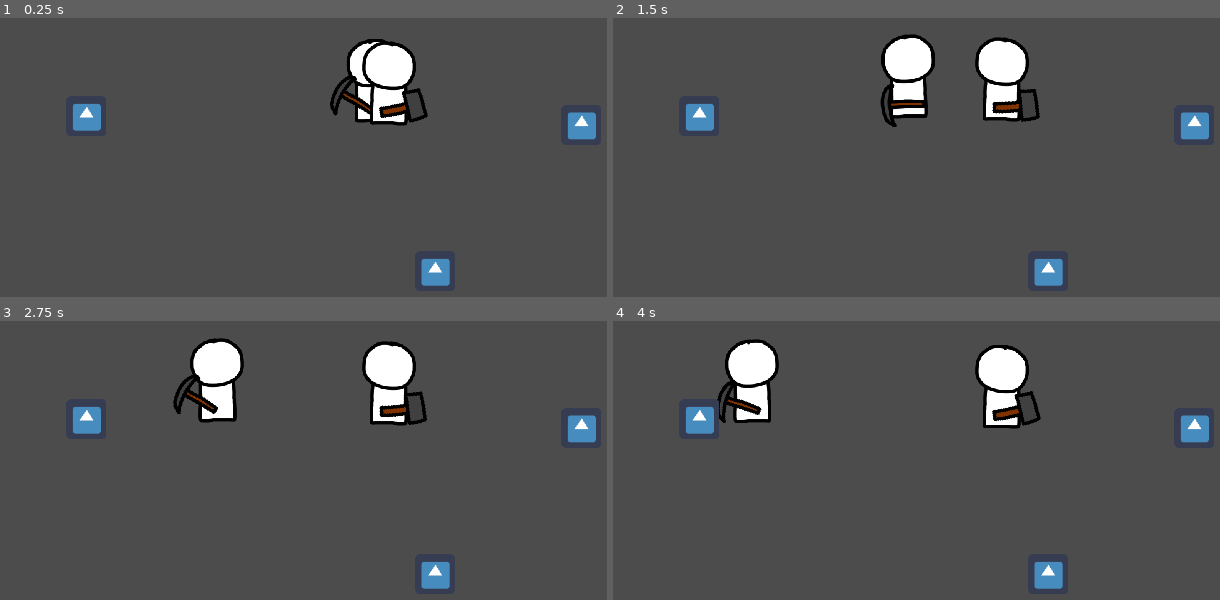
Above: before the commit, frames 1-4 (two rows, left to right).
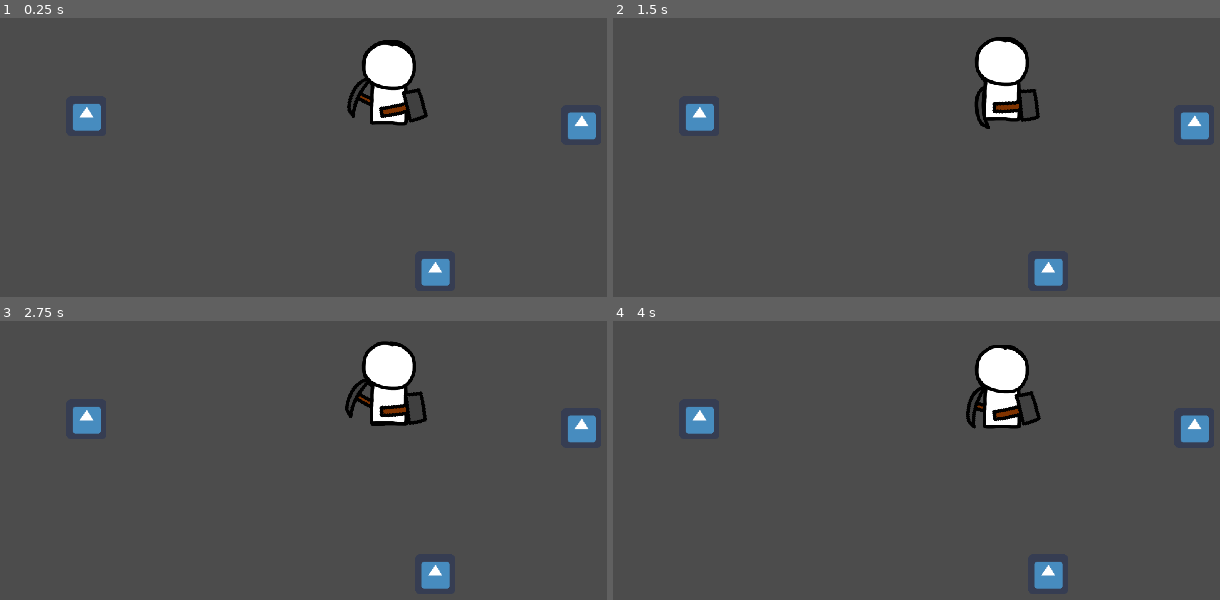
Above: after the commit, the same moments.

Repository: davinn19/Build-a-Trebuchet
Game: Godot game, scene res://field.tscn
The game is run twice, just before and just after one commit, with the same random seed, the same clock (stepped at 60 frames per second) and the same inputs. The engine's default icon, where the game draws it, is replaced by a stand-in: a white triangle on a blue panel in a dark square.
Inputs:
- Up to frame 1 (0.25 s): no input
- Up to frame 2 (1.5 s): no input
- Up to frame 3 (2.75 s): no input
- Up to frame 4 (4 s): no input

The runs differ from the first frame. In frame 1, 1.1% of the frame differs, in the area x 54-69%, y 7-38%; in frame 2, 2.4%; in frame 3, 2.6%, in the area x 28-69%, y 6-38%; in frame 4, 2.5%.
Error after the commit: Attempt to call function 'interpolate_property' in base 'null instance' on a null instance. (res://workers/miner.gd:70)

Commit message:
imported trebuchet assets

Diff:
--- a/character_rig/character_rig.tscn
+++ b/character_rig/character_rig.tscn
@@ -326,13 +326,11 @@
 offset = Vector2( 2, -25 )
 
 [node name="Anim" type="AnimationPlayer" parent="."]
-playback_default_blend_time = 0.1
+playback_default_blend_time = 0.3
 anims/RESET = SubResource( 1 )
 anims/idle = SubResource( 2 )
 anims/walk = SubResource( 4 )
 anims/work = SubResource( 3 )
 
-[node name="MoveTween" type="Tween" parent="."]
-
 [node name="Inventory" type="Node" parent="."]
 script = ExtResource( 4 )
--- a/workers/worker.gd
+++ b/workers/worker.gd
@@ -9,7 +9,7 @@
 
 onready var field : Field = get_node("../../../")
 
-var move_speed : float = 100
+var move_speed : float = 200
 var max_inventory_size : int = 10
 var skill_level : int = 1
 
Binary file added: assets/trebuchet/arm.png
Not shown, added: assets/trebuchet/arm.png.import
Binary file added: assets/trebuchet/counterweight.png
Not shown, added: assets/trebuchet/counterweight.png.import
Binary file added: assets/trebuchet/foundation.png
Not shown, added: assets/trebuchet/foundation.png.import
Binary file added: assets/trebuchet/joint.png
Not shown, added: assets/trebuchet/joint.png.import
Binary file added: assets/trebuchet/ladder.png
Not shown, added: assets/trebuchet/ladder.png.import
Binary file added: assets/trebuchet/middle.png
Not shown, added: assets/trebuchet/middle.png.import
(and 10 more such lines)
